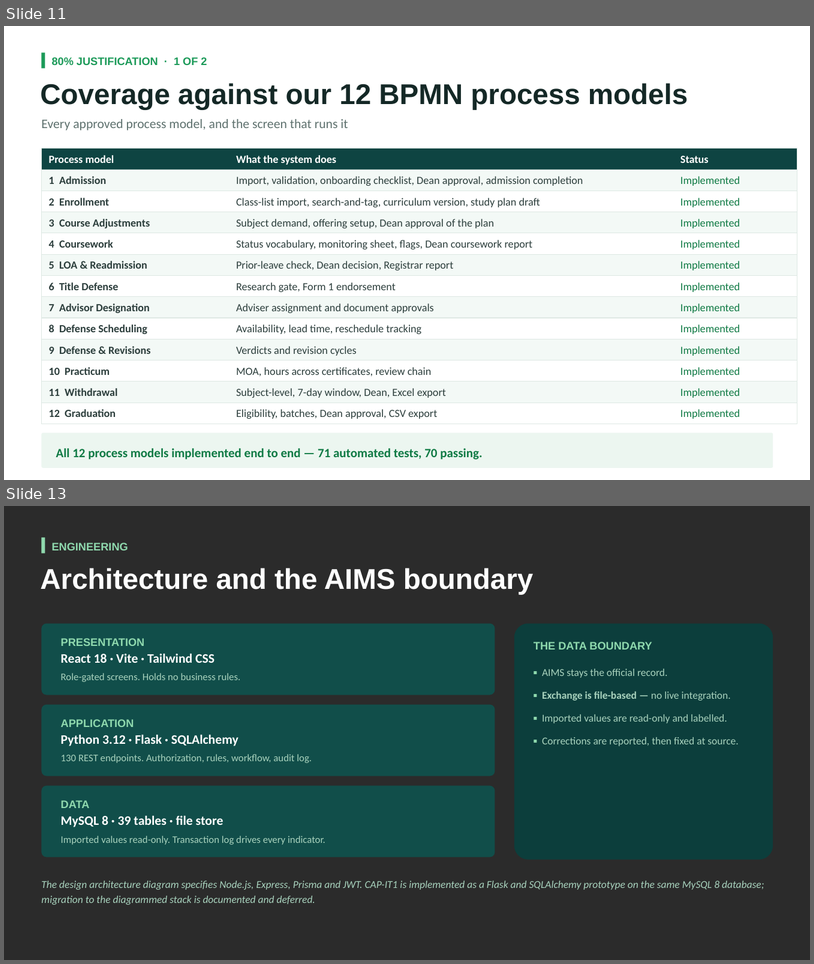
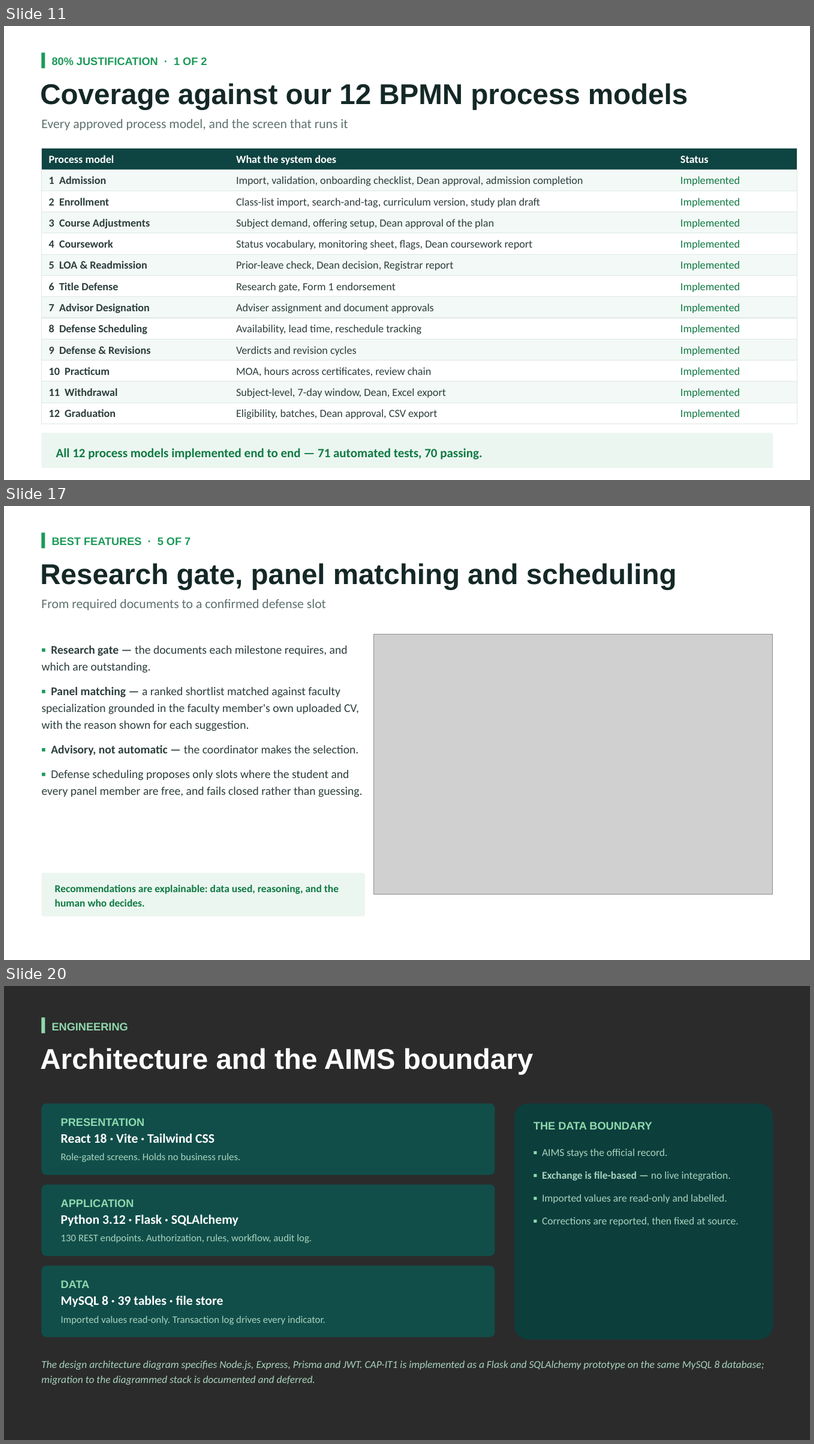
Before and after one commit to miguisanson/CAPSTONE-USLS-MVP, a slide deck: Documents/CAPSTONE_ONLY/CAP-IT1 Defense Deck.pptx. Shown one above the other, each under a label of ours: slides 11 and 13 before the commit, slides 11, 17 and 20 after it; the slides between them are not shown. The pictures are 814x964 and 814x1444 pixels, drawn with LibreOffice and Linux fonts; fonts in the diff are those of the drawing; grey boxes stand for pictures; background and template pictures are left out; a plain dark background stands for a picture behind light text. Boxes give left, top, right and bottom in pixels: in the first picture for what was removed or moved away, otherwise in the second. Text is boxed around its words. In the diff, an @@ line names an element or a change of style, - is before the commit and + after.

Commit message:
leftover documents

```diff
--- a/Documents/CAPSTONE_ONLY/CAP-IT1 Defense Deck.pptx
+++ b/Documents/CAPSTONE_ONLY/CAP-IT1 Defense Deck.pptx
@@ slide 17 added at (4,506,810,960), background picture (left out) @@
@@ rectangle added at (42,532,45,549), fill #1C9A59 @@
@@ text added at (52,537,191,545), 13 pt, text #1C9A59, bold @@
+BEST FEATURES · 5 OF 7
@@ text added at (40,563,677,589), 34 pt, text #142826, bold @@
+Research gate, panel matching and scheduling
@@ text added at (41,599,326,610), 15.5 pt, text #5E716E @@
+From required documents to a confirmed defense slot
@@ text added at (42,645,363,797), 14 pt, text #2C3E3C @@
+▪ Research gate — the documents each milestone requires, and which are outstanding.
+▪ Panel matching — a ranked shortlist matched against faculty specialization grounded in the faculty member's own uploaded CV, with the reason shown for each suggestion.
+▪ Advisory, not automatic — the coordinator makes the selection.
+▪ Defense scheduling proposes only slots where the student and every panel member are free, and fails closed rather than guessing.
@@ picture added at (374,634,773,894) @@
@@ rounded rectangle added at (42,873,365,916), fill #ECF6F0 @@
@@ text added at (55,884,339,906), 12.5 pt, text #0F7A44, bold @@
+Recommendations are explainable: data used, reasoning, and the human who decides.
@@ what was slide 13 is now slide 20 @@
```
Also in this commit, not shown: 1 slide changed, 6 other slides added, 1 other file.
